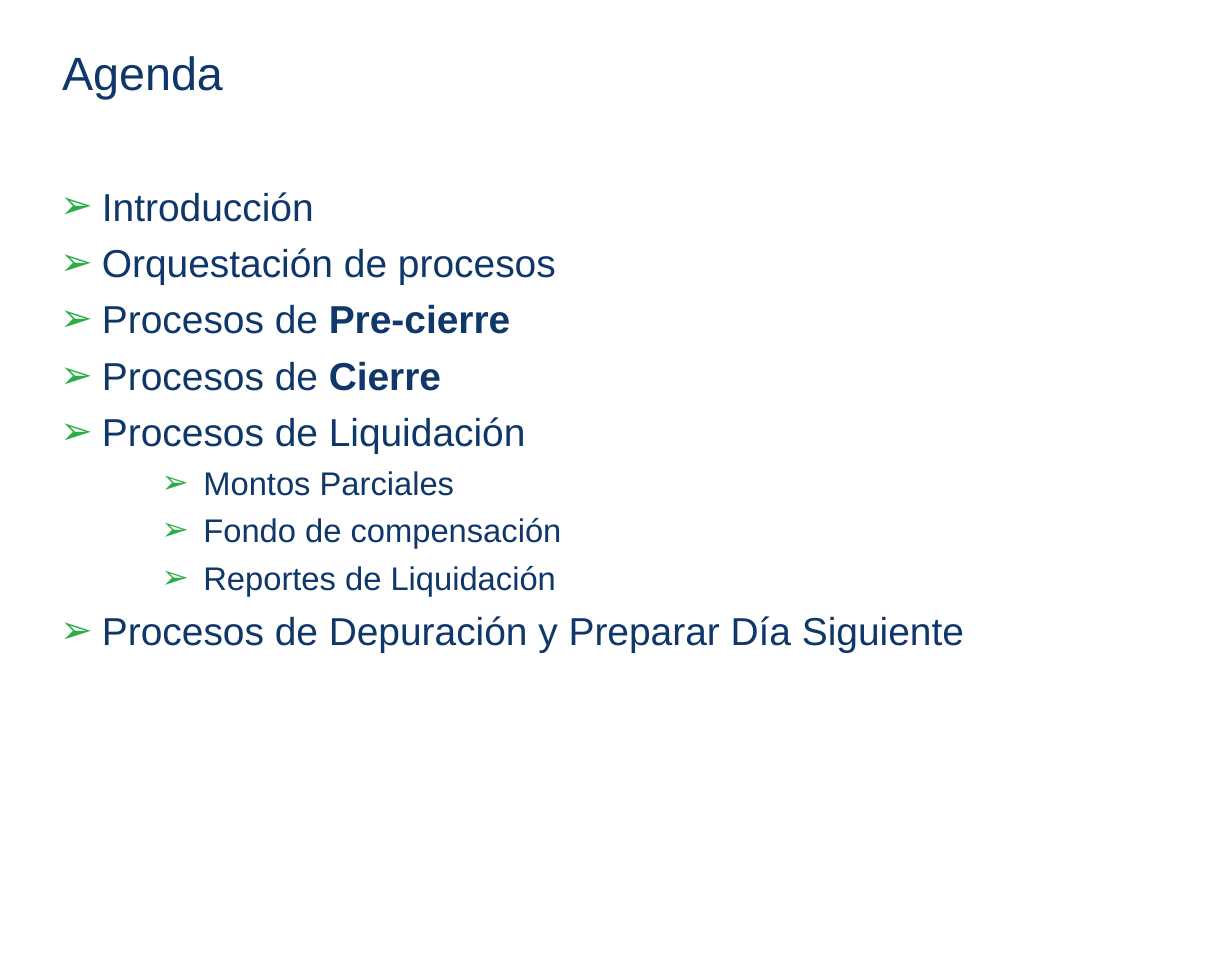
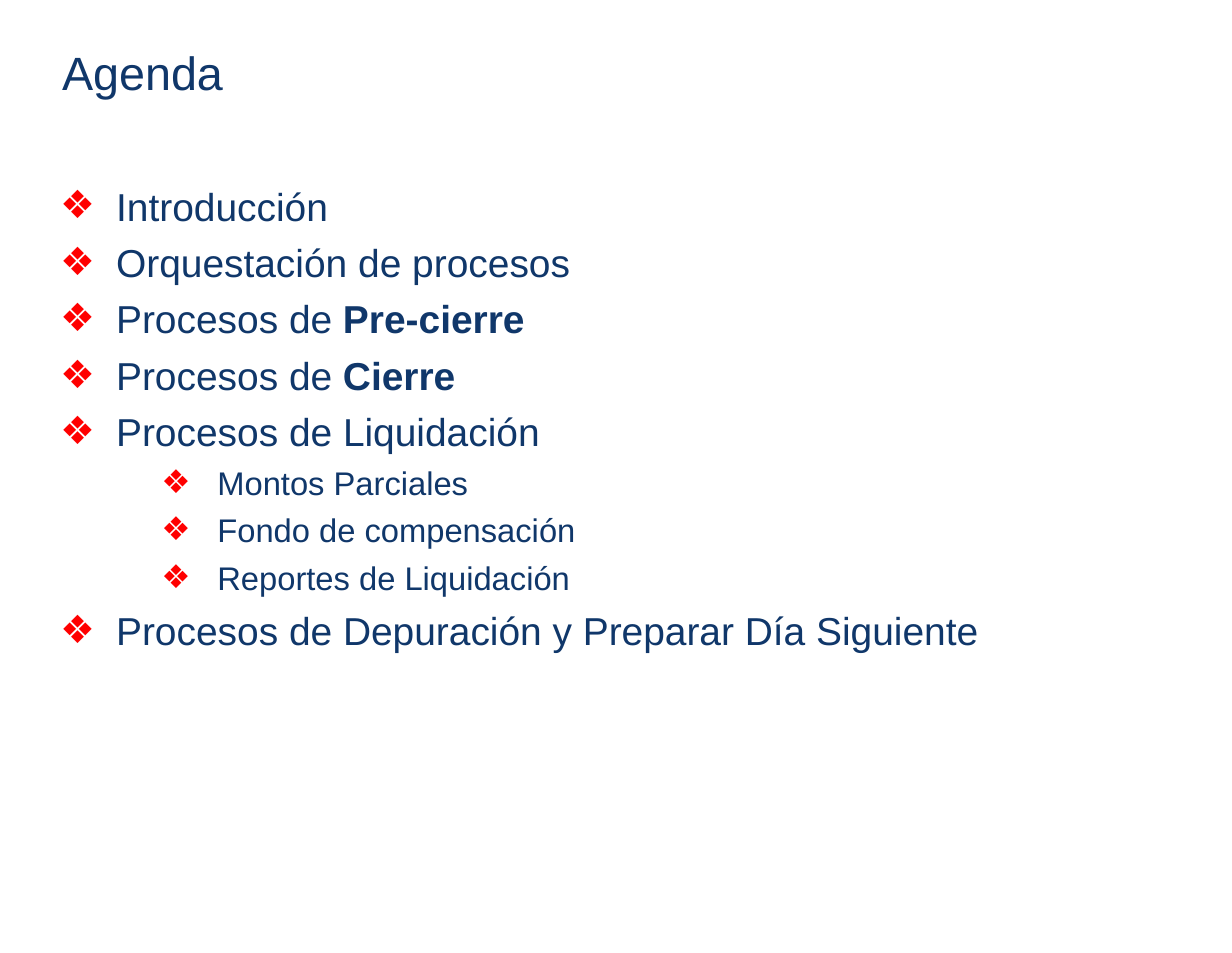
Before and after one commit to Lucy8275/PruebasHAAsigna, a slide deck: slide 2 of SoporteProduccion-Procesos de Precierre_Cierre.ppt. Drawn at 1232x953 pixels with LibreOffice and Linux fonts; fonts in the diff are those of the drawing; background and template pictures are left out. Boxes give left, top, right and bottom in pixels: in the first picture for what was removed or moved away, otherwise in the second. Text is boxed around its words. In the diff, an @@ line names an element or a change of style, - is before the commit and + after.

Commit message:
Cambios de Viñetas y color

```diff
--- a/SoporteProduccion-Procesos de Precierre_Cierre.ppt
+++ b/SoporteProduccion-Procesos de Precierre_Cierre.ppt
@@ text "Introducción" at [116,192,978,652]: bullet ➢ to ❖; bullet colour #2BAD47 to #FF0000 @@
```
